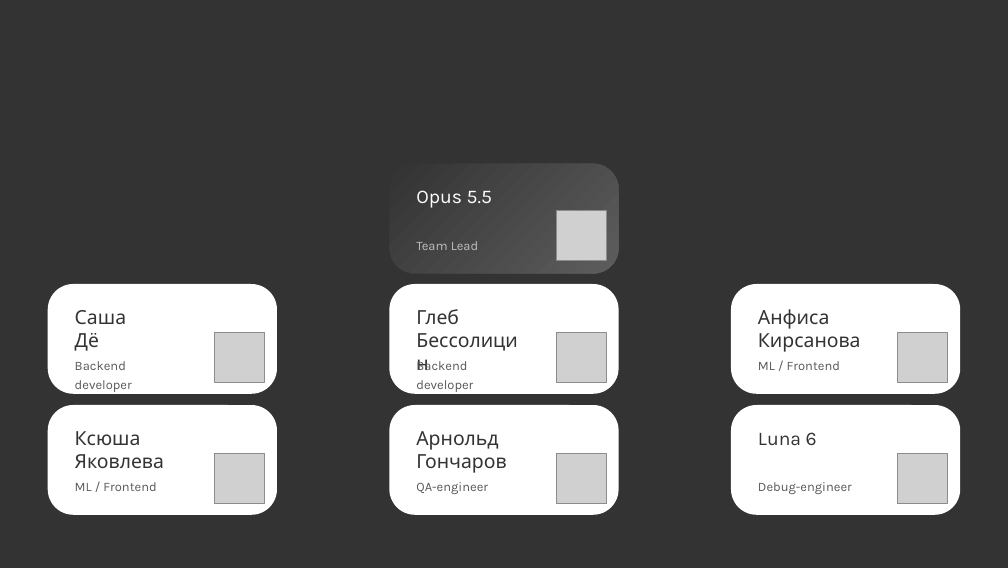
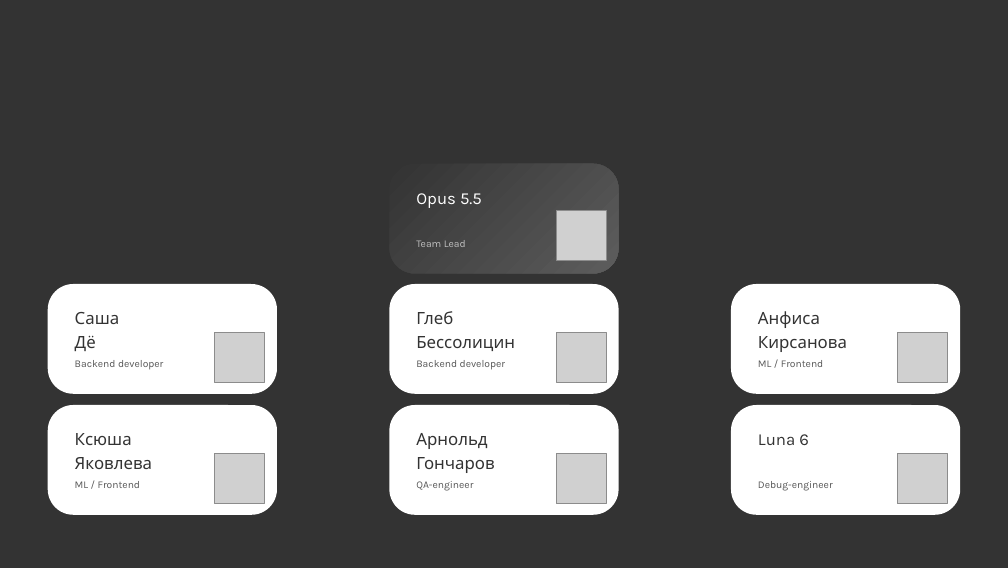
Before and after one commit to BessolitsinGleb/AI-ta, a slide deck: slide 10 of presentation/Amba_TBank.pptx. Drawn at 1008x568 pixels with LibreOffice and Linux fonts; fonts in the diff are those of the drawing; grey boxes stand for pictures; background and template pictures are left out. Boxes give left, top, right and bottom in pixels: in the first picture for what was removed or moved away, otherwise in the second. Text is boxed around its words. In the diff, an @@ line names an element or a change of style, - is before the commit and + after.

```diff
--- a/presentation/Amba_TBank.pptx
+++ b/presentation/Amba_TBank.pptx
@@ size 30 to 26 pt in 7 elements at [75, 312, 120, 351], [416, 311, 515, 351], [758, 311, 847, 352], [75, 433, 152, 469], [416, 433, 494, 473], [758, 434, 809, 445], [416, 193, 482, 208] @@
@@ size 20 to 16 pt in 7 elements at [75, 360, 163, 370], [416, 360, 505, 370], [758, 360, 824, 367], [75, 481, 141, 488], [416, 481, 473, 491], [758, 481, 833, 491], [416, 240, 466, 247] @@
```
Also in this commit, not shown: 4 other slides changed, 2 other files.
